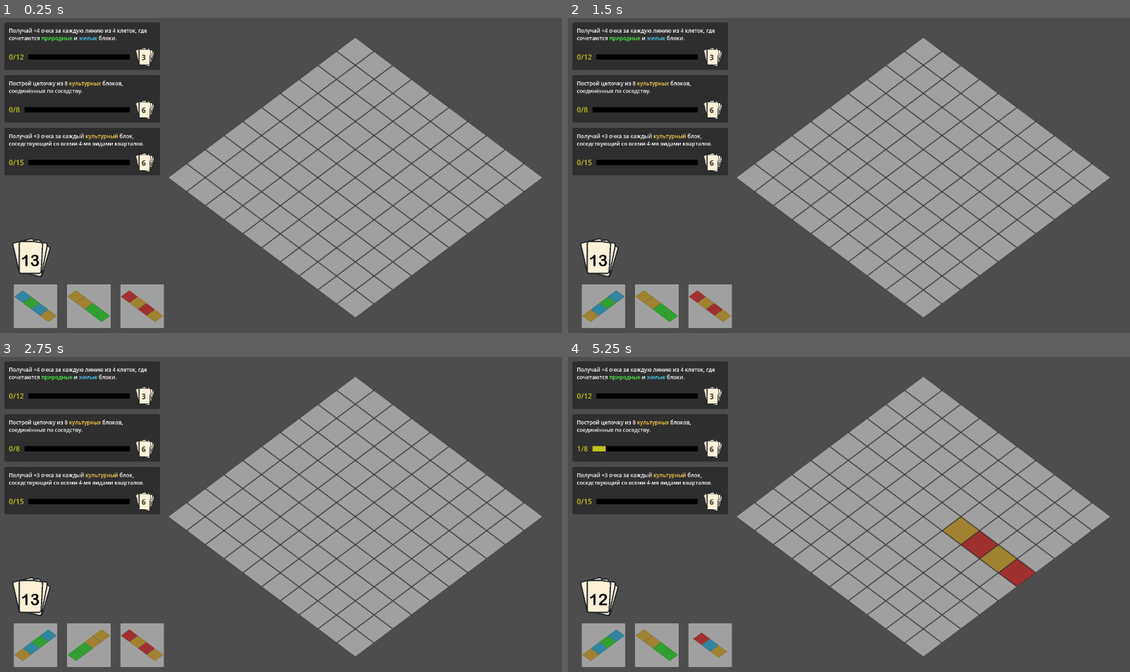
Above: before the commit, frames 1-4 (two rows, left to right).
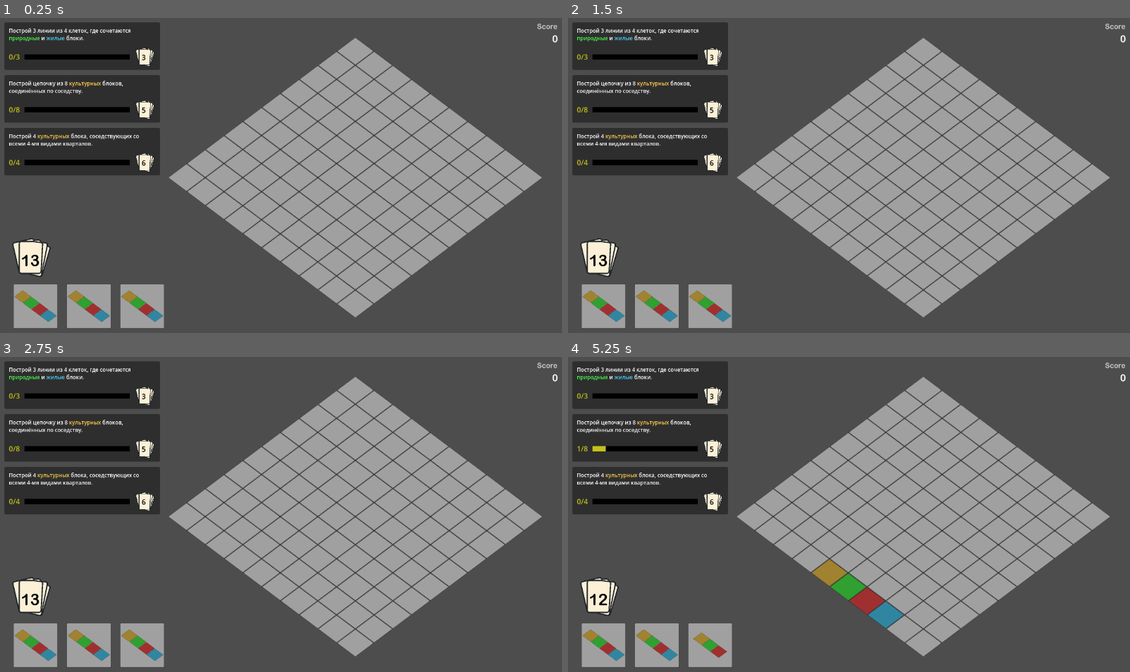
Above: after the commit, the same moments.

Repository: Suruks/Deck-and-Districts-Godot
Game: Godot game, scene res://main.tscn
Two runs of this game, one before a commit and one after it. Both use one fixed random seed, a clock stepped at 60 frames per second and the inputs below.
Inputs (mouse positions are in pixels of both pictures, inside the frame that each line leads up to):
- Up to frame 1 (0.25 s): no input
- Up to frame 2 (1.5 s): tap Enter at 0.5 s; move the mouse to (601, 304) at 0.52 s; tap R at 0.6, 1.35 s; click (601, 304) at 0.67 s; tap Space at 1.25 s; move the mouse to (657, 304) at 1.27 s; click (657, 304) at 1.42 s
- Up to frame 3 (2.75 s): tap Enter at 2 s; move the mouse to (140, 643) at 2.02 s; tap R at 2.1 s; click (140, 643) at 2.17 s
- Up to frame 4 (5.25 s): tap Space at 2.75, 4.25 s; move the mouse to (820, 580) at 2.77 s; tap R every 0.75 s from 2.85 to 5.1 s; click (820, 580) at 2.92 s; tap Enter at 3.5 s; move the mouse to (1017, 564) at 3.52 s; click (1017, 564) at 3.67 s; move the mouse to (601, 643) at 4.27 s; click (601, 643) at 4.42 s; move the mouse to (657, 643) at 5.02 s; click (657, 643) at 5.17 s

The runs differ from the first frame. In frame 1, 1.4% of the frame differs, in the area x 1-100%, y 1-97%; in frame 2, 1.7%; in frame 3, 1.9%; in frame 4, 4.0%.

Commit message:
stable version

Diff:
--- a/QuestDeck.gd
+++ b/QuestDeck.gd
@@ -16,45 +16,45 @@
 	# 1 — Город в зелени
 	var q1 = Quest.new()
 	q1.quest_type = "city_in_green"
-	q1.description = "За каждый [color=#4DD5FF]дом[/color], соседствующий с [color=#4DFF4D]парком[/color], +2 очка. За [color=#4DD5FF]дом[/color] без [color=#4DFF4D]парка[/color] рядом — −2 очка."
+	q1.description = "+1 прогресс за каждый [color=#4DD5FF]дом[/color], соседствующий с [color=#4DFF4D]парком[/color]. \n −1 прогресс за [color=#4DD5FF]дом[/color] без [color=#4DFF4D]парка[/color] рядом."
 	q1.reward_cards = 3
-	q1.target_progress = 10
+	q1.target_progress = 5
 	q1.current_progress = 0
 	quests.append(q1)
 
 	# 2 — Баланс индустрии
 	var q2 = Quest.new()
 	q2.quest_type = "industrial_balance"
-	q2.description = "[color=#FF4D4D]Заводы[/color] приносят по +2 очка, если рядом хотя бы один [color=#4DD5FF]дом[/color] и один [color=#4DFF4D]парк[/color]. \nЕсли рядом только [color=#4DD5FF]дома[/color] — −2 очка."
+	q2.description = "+1 прогресс за каждый [color=#FF4D4D]завод[/color] рядом с [color=#4DD5FF]домом[/color] и [color=#4DFF4D]парком[/color]. \n-1 прогресс за каждый [color=#FF4D4D]завод[/color] только с [color=#4DD5FF]домом[/color]."
 	q2.reward_cards = 4
-	q2.target_progress = 12
+	q2.target_progress = 6
 	q2.current_progress = 0
 	quests.append(q2)
 
 	# 3 — Комфортные окраины
 	var q3 = Quest.new()
 	q3.quest_type = "cozy_suburbs"
-	q3.description = "[color=#4DD5FF]Дома[/color] на краю поля дают +2 очка, но только если не касаются [color=#FF4D4D]заводов[/color]."
+	q3.description = "Построй 5 [color=#4DD5FF]домов[/color] на краю поля, которые не касаются [color=#FF4D4D]заводов[/color]."
 	q3.reward_cards = 4
-	q3.target_progress = 10
+	q3.target_progress = 5
 	q3.current_progress = 0
 	quests.append(q3)
 
 	# 4 — Сердце культуры
 	var q4 = Quest.new()
 	q4.quest_type = "heart_of_culture"
-	q4.description = "Получай +3 очка за каждый [color=#FFD04D]культурный[/color] блок, соседствующий со всеми 4-мя видами кварталов."
+	q4.description = "Построй 4 [color=#FFD04D]культурных[/color] блока, соседствующих со всеми 4-мя видами кварталов."
 	q4.reward_cards = 6
-	q4.target_progress = 15
+	q4.target_progress = 4
 	q4.current_progress = 0
 	quests.append(q4)
 
 	# 5 — Пояс жизни
 	var q5 = Quest.new()
 	q5.quest_type = "life_belt"
-	q5.description = "Получай +4 очка за каждую линию из 4 клеток, где сочетаются [color=#4DFF4D]природные[/color] и [color=#4DD5FF]жилые[/color] блоки."
+	q5.description = "Построй 3 линии из 4 клеток, где сочетаются [color=#4DFF4D]природные[/color] и [color=#4DD5FF]жилые[/color] блоки."
 	q5.reward_cards = 3
-	q5.target_progress = 12
+	q5.target_progress = 3
 	q5.current_progress = 0
 	quests.append(q5)
 
@@ -62,7 +62,7 @@
 	var q6 = Quest.new()
 	q6.quest_type = "soul_of_city"
 	q6.description = "Построй цепочку из 8 [color=#FFD04D]культурных[/color] блоков, соединённых по соседству."
-	q6.reward_cards = 6
+	q6.reward_cards = 5
 	q6.target_progress = 8
 	q6.current_progress = 0
 	quests.append(q6)
--- a/QuestManager.gd
+++ b/QuestManager.gd
@@ -50,8 +50,6 @@
 	emit_signal("quest_completed", reward)
 
 
-
-
 func setup_quests(count := 3):
 	active_quests.clear()
 	for child in active_quests_container.get_children():
--- a/card.gd
+++ b/card.gd
@@ -56,10 +56,36 @@
 	1.0   # квадрат
 ]
 
-static func generate_data(shape_type: String = "random") -> Dictionary:
+static func generate_data(shape_type: Variant = "random") -> Dictionary:
 	var c = Card.new()
-	var card_data = c.generate_random_card()  # вместо c.generate()
-	return {"blocks": card_data.blocks, "block_types": card_data.block_types}
+	var shape: Array
+	var block_types: Array = []
+	var types = ["residential", "industrial", "nature", "culture"]
+
+	# --- выбираем форму ---
+	if typeof(shape_type) == TYPE_INT:
+		if shape_type >= 0 and shape_type < c.card_shapes.size():
+			shape = c.card_shapes[shape_type]
+		else:
+			push_warning("Некорректный индекс формы карты: %s" % str(shape_type))
+			shape = c.choose_weighted_shape()
+	elif typeof(shape_type) == TYPE_STRING and shape_type == "random":
+		shape = c.choose_weighted_shape()
+	else:
+		push_warning("Неподдерживаемый тип shape_type: %s" % typeof(shape_type))
+		shape = c.choose_weighted_shape()
+
+	# --- распределяем типы без повторов ---
+	var available_types = types.duplicate()
+	for i in range(shape.size()):
+		if available_types.size() > 0:
+			var t = available_types.pop_back()  # берём уникальный тип
+			block_types.append(t)
+		else:
+			# если типов не хватило — начинаем добавлять случайные
+			block_types.append(types[randi() % types.size()])
+
+	return {"blocks": shape, "block_types": block_types}
 
 
 # --- Функции выбора и генерации карт ---
@@ -113,7 +139,7 @@
 		add_child(sprite)
 
 func _on_input_event(viewport, event, shape_idx):
-	if event is InputEventMouseButton and event.pressed:
+	if event is InputEventMouseButton and event.pressed and event.button_index == MouseButton.MOUSE_BUTTON_LEFT:
 		emit_signal("card_selected")
 
 func rotate_90():
@@ -122,6 +148,12 @@
 		blocks[i] = Vector2(-v.y, v.x)
 	draw_blocks()
 
+func rotate_270():
+	for i in range(blocks.size()):
+		var v = blocks[i]
+		blocks[i] = Vector2(v.y, -v.x)
+	draw_blocks()
+
 func set_selected(value: bool):
 	selected = value
 	scale = Vector2(0.6, 0.6) if selected else Vector2(0.5, 0.5)
--- a/input.gd
+++ b/input.gd
@@ -14,20 +14,22 @@
 	if main_ref == null:
 		return
 
-	if event is InputEventKey and event.pressed:
-		if event.keycode == Key.KEY_R and main_ref.selected_card:
+	if event is InputEventMouseButton and event.pressed:
+		if event.button_index == MouseButton.MOUSE_BUTTON_WHEEL_DOWN and main_ref.selected_card:
 			main_ref.selected_card.rotate_90()
 			update_preview()
 			card_rotated.emit()
-
-	elif event is InputEventMouseMotion and main_ref.selected_card:
-		update_preview()
-
-	elif event is InputEventMouseButton and event.pressed:
+		if event.button_index == MouseButton.MOUSE_BUTTON_WHEEL_UP and main_ref.selected_card:
+			main_ref.selected_card.rotate_270()
+			update_preview()
+			card_rotated.emit()
 		if event.button_index == MouseButton.MOUSE_BUTTON_LEFT and main_ref.selected_card:
 			var cell = get_hovered_cell()
 			if cell != null:
 				place_card_on_grid(cell)
+
+	elif event is InputEventMouseMotion and main_ref.selected_card:
+		update_preview()
 
 # --- Размещение карты ---
 func place_card_on_grid(cell_coords: Vector2):
--- a/main.gd
+++ b/main.gd
@@ -4,6 +4,7 @@
 @onready var deck: Deck = Deck.new()
 @onready var quest_deck: QuestDeck = QuestDeck.new()
 @onready var quest_manager = QuestManager.new(quest_deck)
+@onready var score_label: Label = $CanvasLayer/Score
 
 # --- Параметры сетки ---
 var grid_size = 10
@@ -28,6 +29,8 @@
 	"nature": Color(0.3, 1.0, 0.3),
 	"culture": Color(1.0, 0.813, 0.3)
 }
+
+var total_score = 0
 
 # --- READY ---
 func _ready():
@@ -138,6 +141,9 @@
 	print("Квест завершён! Добавляем", reward_count, "карт(ы) в колоду.")
 	deck.add_cards(reward_count)
 	deck_label.text = str(deck.cards.size())
+	total_score += reward_count*10
+	score_label.text = str(total_score)
+	quest_manager.compute_all_scores(grid, grid_size)
 
 # --- Генерация руки ---
 func setup_hand():
--- a/main.tscn
+++ b/main.tscn
@@ -1,6 +1,15 @@
-[gd_scene load_steps=2 format=3 uid="uid://b7nrldhhp1yy2"]
+[gd_scene load_steps=5 format=3 uid="uid://b7nrldhhp1yy2"]
 
 [ext_resource type="Script" uid="uid://drnut3xcv78g4" path="res://main.gd" id="1_ig7tw"]
+[ext_resource type="FontFile" uid="uid://cewls1n52e7qf" path="res://ARLRDBD.TTF" id="2_0xm2m"]
+
+[sub_resource type="LabelSettings" id="LabelSettings_h2yge"]
+font = ExtResource("2_0xm2m")
+font_color = Color(0.796243, 0.796243, 0.796243, 1)
+
+[sub_resource type="LabelSettings" id="LabelSettings_0xm2m"]
+font = ExtResource("2_0xm2m")
+font_size = 22
 
 [node name="Main" type="Node2D"]
 script = ExtResource("1_ig7tw")
@@ -21,3 +30,33 @@
 layout_mode = 2
 size_flags_vertical = 0
 theme_override_constants/separation = 12
+
+[node name="Label" type="Label" parent="CanvasLayer"]
+anchors_preset = 1
+anchor_left = 1.0
+anchor_right = 1.0
+offset_left = -78.0
+offset_top = 9.0
+offset_right = -15.0
+offset_bottom = 35.0
+grow_horizontal = 0
+size_flags_horizontal = 8
+size_flags_vertical = 0
+text = "Score"
+label_settings = SubResource("LabelSettings_h2yge")
+horizontal_alignment = 2
+
+[node name="Score" type="Label" parent="CanvasLayer"]
+anchors_preset = 1
+anchor_left = 1.0
+anchor_right = 1.0
+offset_left = -77.0
+offset_top = 34.0
+offset_right = -14.0
+offset_bottom = 60.0
+grow_horizontal = 0
+size_flags_horizontal = 8
+size_flags_vertical = 0
+text = "0"
+label_settings = SubResource("LabelSettings_0xm2m")
+horizontal_alignment = 2
--- a/quest.gd
+++ b/quest.gd
@@ -39,7 +39,7 @@
 			var block = grid[y][x]
 			if block == "residential":
 				var near_nature = _has_neighbor(grid, x, y, grid_size, "nature")
-				bonus += 2 if near_nature else -2
+				bonus += 1 if near_nature else -1
 	return bonus
 
 
@@ -52,9 +52,9 @@
 				var has_house = _has_neighbor(grid, x, y, grid_size, "residential")
 				var has_park = _has_neighbor(grid, x, y, grid_size, "nature")
 				if has_house and has_park:
-					bonus += 2
+					bonus += 1
 				elif has_house and not has_park:
-					bonus -= 2
+					bonus -= 1
 	return bonus
 
 
@@ -65,7 +65,7 @@
 		for x in range(grid_size):
 			if grid[y][x] == "residential" and (x == 0 or y == 0 or x == grid_size - 1 or y == grid_size - 1):
 				if not _has_neighbor(grid, x, y, grid_size, "industrial"):
-					bonus += 2
+					bonus += 1
 	return bonus
 
 
@@ -84,7 +84,7 @@
 						if ntype != null:
 							neighbor_types[ntype] = true
 				if "residential" in neighbor_types and "industrial" in neighbor_types and "nature" in neighbor_types and "culture" in neighbor_types:
-					bonus += 3
+					bonus += 1
 	return bonus
 
 
@@ -107,14 +107,14 @@
 				count += 1
 			else:
 				if count >= 4 and has_nature and has_residential:
-					bonus += 4
+					bonus += 1
 				count = 0
 				has_nature = false
 				has_residential = false
 
 		# проверка в конце строки
 		if count >= 4 and has_nature and has_residential:
-			bonus += 4
+			bonus += 1
 
 	# Вертикальные линии
 	for x in range(grid_size):
@@ -132,13 +132,13 @@
 				count += 1
 			else:
 				if count >= 4 and has_nature and has_residential:
-					bonus += 4
+					bonus += 1
 				count = 0
 				has_nature = false
 				has_residential = false
 
 		if count >= 4 and has_nature and has_residential:
-			bonus += 4
+			bonus += 1
 
 	return bonus
 
